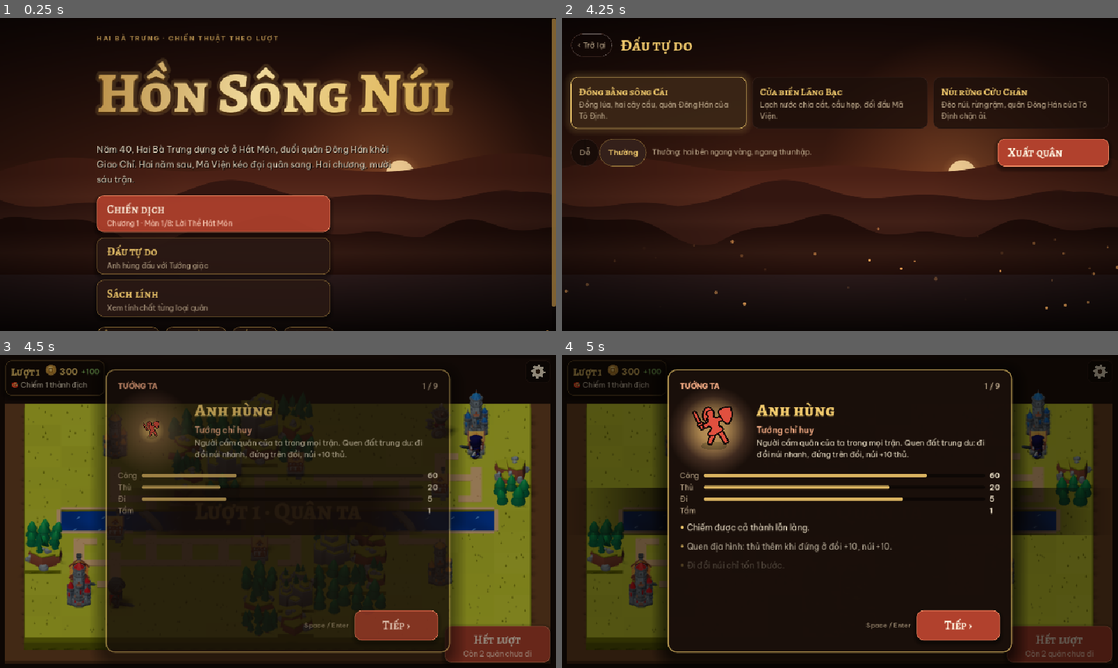
Above: before the commit, frames 1-4 (two rows, left to right).
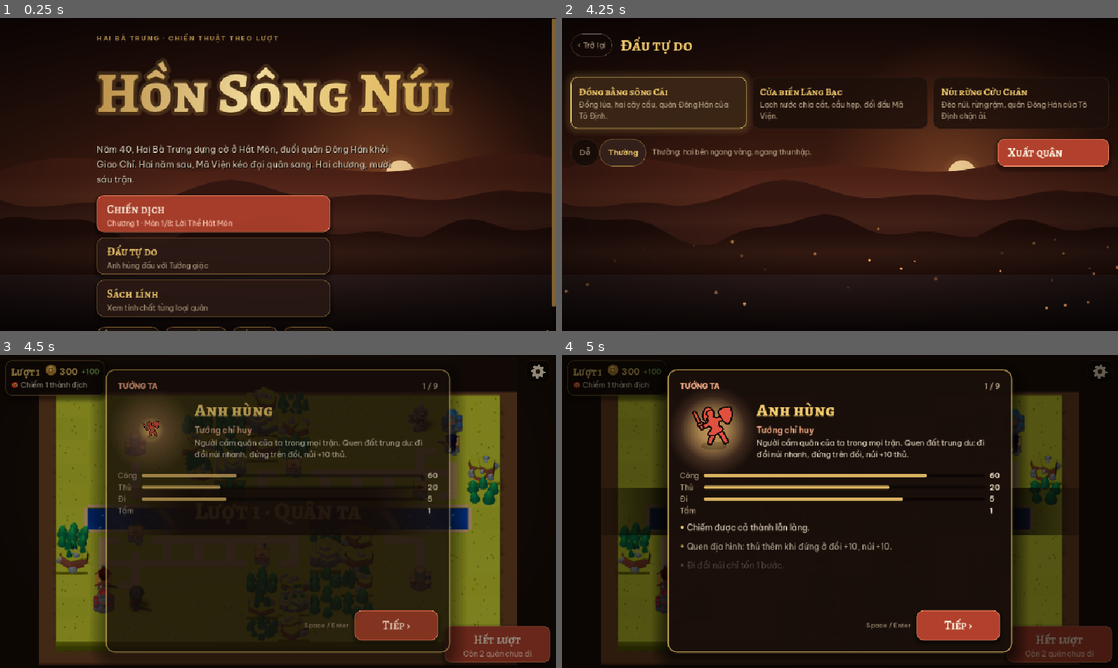
Above: after the commit, the same moments.

Repository: NguyenVanDo51/hon-song-nui
Game: Godot game, scene res://main.tscn
The game is run twice, just before and just after one commit, with the same random seed, the same clock (stepped at 60 frames per second) and the same inputs.
Inputs (mouse positions are in pixels of both pictures, inside the frame that each line leads up to):
- Up to frame 1 (0.25 s): no input
- Up to frame 2 (4.25 s): click (773, 212) at 0.52 s; click "‹ Trở lại" at 1.25 s; click (773, 255) at 2.02 s; click "Dễ" at 2.75 s; click "Thường" at 3.5 s
- Up to frame 3 (4.5 s): click (489, 489) at 4.27 s
- Up to frame 4 (5 s): no input

Frames 1-2 are identical in both runs. In frame 3, 19% of the frame differs, in the area x 0-99%, y 10-100%; in frame 4, 17%.

Commit message:
3d: camera 45°, cap castle/mountain/tree heights, drop buried tile sides (seams)
Co-Authored-By: Claude Opus 5.5 <noreply@anthropic.com>

Diff:
--- a/scripts/ui/board3d.gd
+++ b/scripts/ui/board3d.gd
@@ -11,7 +11,7 @@
 signal cancel_requested
 signal info_requested(id: int)
 
-const PITCH := 36.0 # camera tilt below the horizon, degrees (fixed: no free camera)
+const PITCH := 45.0 # camera tilt below the horizon, degrees (fixed: no free camera)
 const OT := 40.0 # overlay texture px per tile
 const FXH := 0.32 # height of the plane fx (sparks, arrows, rocks) are drawn on: mid-body
 const TF := 48.0 # nominal tile size fx is painted at (then mapped onto the board)
@@ -36,7 +36,7 @@
 	"hero_e": ["Skeleton_Warrior.glb", [["handslot.r", W + "Skeleton_Axe.gltf"], ["handslot.l", W + "Skeleton_Shield_Large_A.gltf"]], "Melee_1H_Attack_Chop", 1.2],
 }
 const SITE_COLOR := { "p": "red", "e": "blue", "n": "yellow" }
-const SITE_BACK := 0.24 # villages / castles sit at the back of their tile, the unit stands in front
+const SITE_BACK := 0.1 # villages / castles sit at the back of their tile, the unit stands in front
 const WOOD_TABLE := Color("#5b3a22")
 const WOOD_TABLE2 := Color("#6e4a2c")
 const EARTH := Color("#4a3a28")
@@ -429,14 +429,20 @@
 	var base: Color = KK_GRASS
 	base = base.lightened(j) if j > 0 else base.darkened(-j)
 	var wet := t == "~" or t == "="
+	# sides buried against an equal-or-taller neighbour are dropped: they z-fight through the shared edge (1 px seams)
+	var skip := []
+	for d: Vector3 in [Vector3.BACK, Vector3.FORWARD, Vector3.RIGHT, Vector3.LEFT]:
+		var nt: Variant = Game.tile_at(s, x + int(d.x), y + int(d.z))
+		if nt != null and (nt == "~" or nt == "=") == wet and (wet or _top_at(x + int(d.x), y + int(d.z)) >= top):
+			skip.append(d)
 	if wet:
-		k.box(Vector3(X, (-0.16 - 0.4) / 2.0, Z), Vector3(1, 0.24, 1), KK_WATER_DEEP.darkened(0.3), KK_WATER_DEEP, false)
+		k.box(Vector3(X, (-0.16 - 0.4) / 2.0, Z), Vector3(1, 0.24, 1), KK_WATER_DEEP.darkened(0.3), KK_WATER_DEEP, false, skip)
 		for i in 2:
 			for jj in 2:
 				var a := Vector3(x + i * 0.5, WATER_Y, y + jj * 0.5)
 				water.quad(a, a + Vector3(0, 0, 0.5), a + Vector3(0.5, 0, 0.5), a + Vector3(0.5, 0, 0), KK_WATER, Vector3.UP)
 	else:
-		k.box(Vector3(X, (top - 0.4) / 2.0, Z), Vector3(1, top + 0.4, 1), KK_GRASS_SIDE, base, false)
+		k.box(Vector3(X, (top - 0.4) / 2.0, Z), Vector3(1, top + 0.4, 1), KK_GRASS_SIDE, base, false, skip)
 		_shore(k, x, y, top)
 	match t:
 		".", "v", "c":
@@ -454,20 +460,23 @@
 	var ab := "A" if r.call(1) < 0.5 else "B"
 	var path := ""
 	var fit := 1.0
+	var max_h := 0.0 # height cap, tiles: tall scenery must not hide the row behind
 	match t:
 		"f":
 			path = "hex/decoration/nature/trees_%s_%s.gltf" % [ab, "large" if r.call(2) < 0.5 else "medium"]
 			fit = 1.05
+			max_h = 0.55
 		"h":
 			path = "hex/decoration/nature/hills_%s%s.gltf" % [["A", "B", "C"][int(r.call(3) * 3.0) % 3], "_trees" if r.call(4) < 0.35 else ""]
 			fit = 1.0
 		"m":
 			path = "hex/decoration/nature/mountain_%s_grass%s.gltf" % [["A", "B", "C"][int(r.call(5) * 3.0) % 3], "_trees" if r.call(6) < 0.4 else ""]
 			fit = 1.05
+			max_h = 0.7
 		"=":
 			path = "hex/buildings/neutral/building_bridge_A.gltf"
 			fit = 1.0
-	var n := KK.prop(path, fit)
+	var n := KK.prop(path, fit, max_h)
 	n.position = Vector3(x + 0.5, top, y + 0.5)
 	if t == "=":
 		var horiz: bool = (Game.tile_at(s, x - 1, y) != "~" or Game.tile_at(s, x + 1, y) != "~") and Game.tile_at(s, x, y - 1) == "~"
@@ -523,7 +532,7 @@
 				var col: String = SITE_COLOR.get(own, "yellow")
 				var path := ("hex/buildings/%s/building_home_%s_%s.gltf" % [col, "A" if Board.hash01(x, y, 3) < 0.5 else "B", col]) if t == "v" \
 					else ("hex/buildings/%s/building_castle_%s.gltf" % [col, col])
-				var mi := KK.prop(path, 0.62 if t == "v" else 0.78)
+				var mi := KK.prop(path, 0.62 if t == "v" else 0.78, 0.5 if t == "v" else 0.75)
 				mi.position = Vector3(x + 0.5, 0.0, y + 0.5 - SITE_BACK)
 				_world.add_child(mi)
 				site = { "mi": mi, "own": own, "flag": null }
--- a/scripts/ui/kit.gd
+++ b/scripts/ui/kit.gd
@@ -38,18 +38,22 @@
 	tri(a, b, c, col, out)
 	tri(a, c, d, col, out)
 
-## axis-aligned box centred on c; `top` colours the upward face
-func box(c: Vector3, s: Vector3, col: Color, top: Variant = null, bottom := true) -> void:
+## axis-aligned box centred on c; `top` colours the upward face; `skip` = side directions to leave out (hidden by a neighbour)
+func box(c: Vector3, s: Vector3, col: Color, top: Variant = null, bottom := true, skip: Array = []) -> void:
 	var h := s / 2.0
 	var p := func(x: float, y: float, z: float) -> Vector3: return c + Vector3(h.x * x, h.y * y, h.z * z)
 	var tc: Color = top if top != null else col
 	quad(p.call(-1, 1, -1), p.call(1, 1, -1), p.call(1, 1, 1), p.call(-1, 1, 1), tc, Vector3.UP)
 	if bottom:
 		quad(p.call(-1, -1, -1), p.call(1, -1, -1), p.call(1, -1, 1), p.call(-1, -1, 1), col.darkened(0.3), Vector3.DOWN)
-	quad(p.call(-1, -1, 1), p.call(1, -1, 1), p.call(1, 1, 1), p.call(-1, 1, 1), col, Vector3.BACK)
-	quad(p.call(-1, -1, -1), p.call(1, -1, -1), p.call(1, 1, -1), p.call(-1, 1, -1), col, Vector3.FORWARD)
-	quad(p.call(1, -1, -1), p.call(1, -1, 1), p.call(1, 1, 1), p.call(1, 1, -1), col, Vector3.RIGHT)
-	quad(p.call(-1, -1, -1), p.call(-1, -1, 1), p.call(-1, 1, 1), p.call(-1, 1, -1), col, Vector3.LEFT)
+	if not skip.has(Vector3.BACK):
+		quad(p.call(-1, -1, 1), p.call(1, -1, 1), p.call(1, 1, 1), p.call(-1, 1, 1), col, Vector3.BACK)
+	if not skip.has(Vector3.FORWARD):
+		quad(p.call(-1, -1, -1), p.call(1, -1, -1), p.call(1, 1, -1), p.call(-1, 1, -1), col, Vector3.FORWARD)
+	if not skip.has(Vector3.RIGHT):
+		quad(p.call(1, -1, -1), p.call(1, -1, 1), p.call(1, 1, 1), p.call(1, 1, -1), col, Vector3.RIGHT)
+	if not skip.has(Vector3.LEFT):
+		quad(p.call(-1, -1, -1), p.call(-1, -1, 1), p.call(-1, 1, 1), p.call(-1, 1, -1), col, Vector3.LEFT)
 
 ## frustum along +y from the base centre b (r1 = 0: cone); caps optional
 func cyl(b: Vector3, r0: float, r1: float, h: float, col: Color, seg := 10, top: Variant = null, cap_bottom := false) -> void:
--- a/scripts/ui/kk.gd
+++ b/scripts/ui/kk.gd
@@ -34,15 +34,16 @@
 		first = false
 	return out
 
-## a static model scaled so its footprint is `fit` tiles wide (its base stays at y = 0)
-static func prop(path: String, fit: float) -> Node3D:
+## a static model scaled so its footprint is `fit` tiles wide (its base stays at y = 0); max_h > 0 squashes it to that height
+static func prop(path: String, fit: float, max_h := 0.0) -> Node3D:
 	var n: Node3D = scene(ROOT + path).instantiate()
 	var b := aabb(n)
 	var s := fit / maxf(0.001, maxf(b.size.x, b.size.z))
+	var sy := minf(s, max_h / maxf(0.001, b.end.y)) if max_h > 0.0 else s
 	var holder := Node3D.new()
 	holder.add_child(n)
-	n.scale = Vector3.ONE * s
-	n.position = Vector3(-(b.position.x + b.size.x / 2.0) * s, -b.position.y * s if b.position.y > -0.05 else 0.0, -(b.position.z + b.size.z / 2.0) * s)
+	n.scale = Vector3(s, sy, s)
+	n.position = Vector3(-(b.position.x + b.size.x / 2.0) * s, -b.position.y * sy if b.position.y > -0.05 else 0.0, -(b.position.z + b.size.z / 2.0) * s)
 	return holder
 
 static func anims() -> AnimationLibrary:
